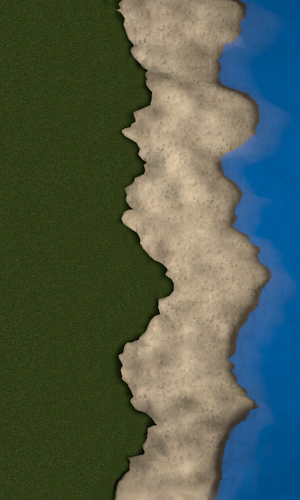
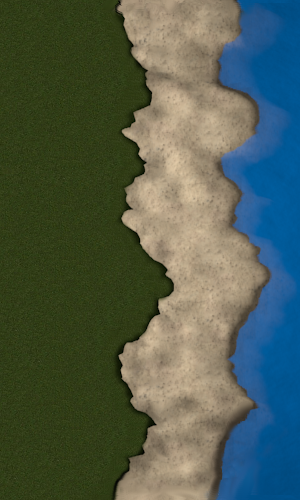
Two versions of the same layered image (300px x 500px). Layer-by-layer changes:
painted on "Clipboard" over [0, 0, 300, 67]
